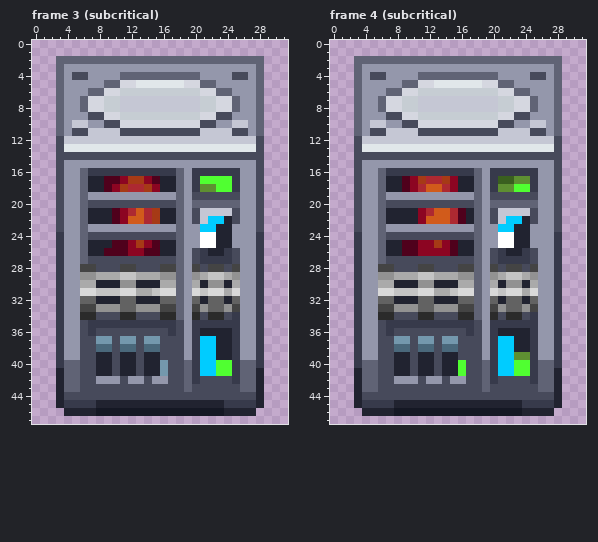
One commit to this pixel-art file: assets/originals/art/machines/reflection_chamber.aseprite. Above: the version before the commit.
32x48 pixels, 123 frames. Shown: frame 3 (subcritical), frame 4 (subcritical). The commit also changed other frames, which this record leaves out.
After:
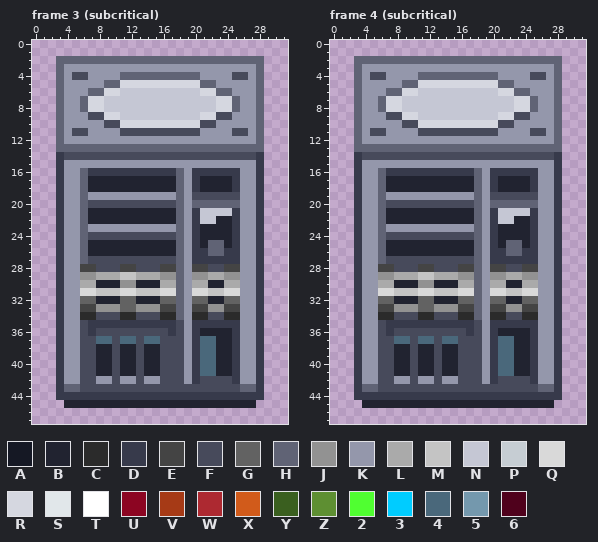
Palette (. is transparent): A #151824  B #212330  C #2b2b2b  D #373a4b  E #444444  F #474a5b  G #626262  H #606375  J #929292  K #9497ab  L #aaaaaa  M #c4c4c4  N #c5c7d4  P #c6cdd3  Q #d9d9d9  R #d5d7e0  S #e1e7ea  T #ffffff  U #8c0522  V #a63a16  W #ad2931  X #d15b1b  Y #3a5f1f  Z #5e8f32  2 #50ff31  3 #00ccff  4 #4a687b  5 #7498ad  6 #4f011c
The edit:
layer "core_window" now hidden
layer "rad_led" now hidden
layer "reactivity_dial" now hidden
layer "slag_trap" now hidden
layer "pressure_gauge" now hidden
Frame 3 (subcritical):
y 5: x 13..18 SSSSSS -> RRRRRR
y 6: x 11..20 PPPPPPPPPP -> NNNNNNNNNN
y 7..8: x 9..10 PP -> NN; x 21..22 PP -> NN
y 9: x 11..20 PPPPPPPPPP -> NNNNNNNNNN
y 10: x 5..6 NN -> KK; x 25..26 NN -> KK
y 11: x 7..10 NNNN -> KKKK; x 21..24 NNNN -> KKKK
y 12: x 3..28 FNNNNNNNNNNNNNNNNNNNNNNNNF -> HKKKKKKKKKKKKKKKKKKKKKKKKH
y 13: x 3..28 FSSSSSSSSSSSSSSSSSSSSSSSSF -> HHHHHHHHHHHHHHHHHHHHHHHHHH
y 14..16: x 3 F -> D; x 28 F -> D
y 17: x 3 F -> D; x 9..15 66UVVU6 -> BBBBBBB; x 21..24 2222 -> BBBB; x 28 F -> D
y 18: x 3 F -> D; x 9..15 6UVWWVU -> BBBBBBB; x 21..24 ZZ22 -> BBBB; x 28 F -> D
y 19..20: x 3 F -> D; x 28 F -> D
y 21: x 3 F -> D; x 10..15 6UWXWV -> BBBBBB; x 20 F -> D; x 25 F -> D; x 28 F -> D
y 22: x 3 F -> D; x 10..15 6UXXWV -> BBBBBB; x 20 F -> D; x 22..23 33 -> NB; x 25 F -> D; x 28 F -> D
y 23: x 3 F -> D; x 20..22 K33 -> DBB; x 25 K -> D; x 28 F -> D
y 24: x 20..22 KTT -> DBB; x 25 K -> D
y 25: x 10..15 66UVU6 -> BBBBBB; x 20..23 KTTB -> DBHH; x 25 K -> D
y 26: x 9..15 666UU66 -> BBBBBBB; x 20 F -> D; x 22..23 BB -> HH; x 25 F -> D
y 27: x 20 F -> D; x 25 F -> D
y 28: x 21..24 FEEF -> EFFE
y 29: x 21..24 LMML -> JLLJ
y 30: x 21..24 BJJB -> LBBL
y 31: x 13..14 LL -> MM; x 21..24 MQQL -> QMMQ
y 32: x 21..24 BGGB -> GBBG
y 33: x 21..24 JGGJ -> EJJE
y 34: x 21..25 FCCFD -> CFFCC
y 37: x 8..9 55 -> 44; x 11..12 55 -> 44; x 14..15 55 -> 44; x 21..22 33 -> 44
y 38: x 8..9 44 -> BB; x 11..12 44 -> BB; x 14..15 44 -> BB; x 21..22 33 -> 44
y 39: x 21..22 33 -> 44
y 40: x 4..5 HH -> KK; x 16 5 -> F; x 19 H -> K; x 21..24 3322 -> 44BB; x 26..27 HH -> KK
y 41: x 3..5 BHH -> DKK; x 16 5 -> F; x 19 H -> K; x 21..24 3322 -> 44BB; x 26..28 HHB -> KKD
y 42: x 3..5 BHH -> DKK; x 10..11 KF -> FK; x 13..14 KF -> FK; x 16 K -> F; x 19 H -> K; x 26..28 HHB -> KKD
y 43: x 3 B -> D; x 19 H -> F; x 28 B -> D
y 44: x 3..28 BFFFFFFFFFFFFFFFFFFFFFFFFB -> DDDDDDDDDDDDDDDDDDDDDDDDDD
y 45: x 3..7 BDDDD -> .BBBB; x 24..28 DDDDB -> BBBB.
y 46: x 4..27 BBBBAAAAAAAAAAAAAAAABBBB -> ........................
Frame 4 (subcritical):
y 5: x 13..18 SSSSSS -> RRRRRR
y 6: x 11..20 PPPPPPPPPP -> NNNNNNNNNN
y 7..8: x 9..10 PP -> NN; x 21..22 PP -> NN
y 9: x 11..20 PPPPPPPPPP -> NNNNNNNNNN
y 10: x 5..6 NN -> KK; x 25..26 NN -> KK
y 11: x 7..10 NNNN -> KKKK; x 21..24 NNNN -> KKKK
y 12: x 3..28 FNNNNNNNNNNNNNNNNNNNNNNNNF -> HKKKKKKKKKKKKKKKKKKKKKKKKH
y 13: x 3..28 FSSSSSSSSSSSSSSSSSSSSSSSSF -> HHHHHHHHHHHHHHHHHHHHHHHHHH
y 14..16: x 3 F -> D; x 28 F -> D
y 17: x 3 F -> D; x 9..15 6UVWWVU -> BBBBBBB; x 21..24 YYZZ -> BBBB; x 28 F -> D
y 18: x 3 F -> D; x 9..15 6UWXXWU -> BBBBBBB; x 21..24 ZZ22 -> BBBB; x 28 F -> D
y 19..20: x 3 F -> D; x 28 F -> D
y 21: x 3 F -> D; x 11..16 UWXXW6 -> BBBBBB; x 20 F -> D; x 25 F -> D; x 28 F -> D
y 22: x 3 F -> D; x 11..16 UXXXW6 -> BBBBBB; x 20 F -> D; x 22..23 33 -> NB; x 25 F -> D; x 28 F -> D
y 23: x 3 F -> D; x 20..22 K33 -> DBB; x 25 K -> D; x 28 F -> D
y 24: x 20..22 KTT -> DBB; x 25 K -> D
y 25: x 9..15 66UUVU6 -> BBBBBBB; x 20..23 KTTB -> DBHH; x 25 K -> D
y 26: x 9..15 66UUUU6 -> BBBBBBB; x 20 F -> D; x 22..23 BB -> HH; x 25 F -> D
y 27: x 20 F -> D; x 25 F -> D
y 28: x 21..24 FEEF -> EFFE
y 29: x 21..24 LMML -> JLLJ
y 30: x 21..24 BJJB -> LBBL
y 31: x 13..14 LL -> MM; x 21..24 MQQL -> QMMQ
y 32: x 21..24 BGGB -> GBBG
y 33: x 21..24 JGGJ -> EJJE
y 34: x 21..25 FCCFD -> CFFCC
y 37: x 8..9 55 -> 44; x 11..12 55 -> 44; x 14..15 55 -> 44; x 21..22 33 -> 44
y 38: x 8..9 44 -> BB; x 11..12 44 -> BB; x 14..15 44 -> BB; x 21..22 33 -> 44
y 39: x 21..24 33ZZ -> 44BB
y 40: x 4..5 HH -> KK; x 16 2 -> F; x 19 H -> K; x 21..24 3322 -> 44BB; x 26..27 HH -> KK
y 41: x 3..5 BHH -> DKK; x 16 2 -> F; x 19 H -> K; x 21..24 3322 -> 44BB; x 26..28 HHB -> KKD
y 42: x 3..5 BHH -> DKK; x 10..11 KF -> FK; x 13..14 KF -> FK; x 16 K -> F; x 19 H -> K; x 26..28 HHB -> KKD
y 43: x 3 B -> D; x 19 H -> F; x 28 B -> D
y 44: x 3..28 BFFFFFFFFFFFFFFFFFFFFFFFFB -> DDDDDDDDDDDDDDDDDDDDDDDDDD
y 45: x 3..7 BDDDD -> .BBBB; x 24..28 DDDDB -> BBBB.
y 46: x 4..27 BBBBAAAAAAAAAAAAAAAABBBB -> ........................
